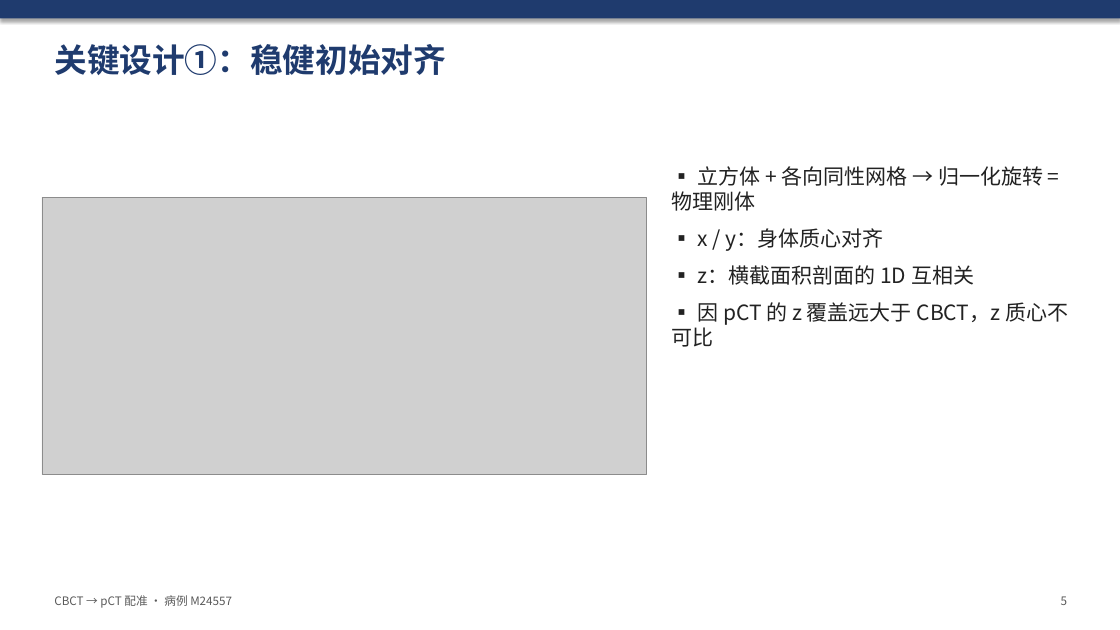
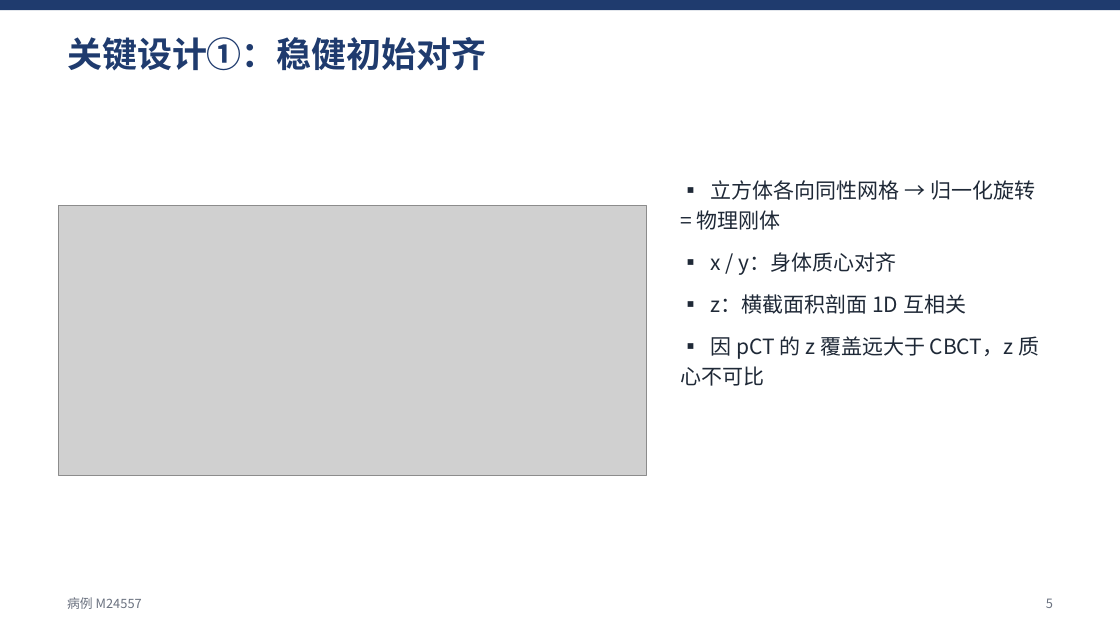
Before and after one commit to develop-yang/Task, a slide deck: slide 5 of results_sample/CBCT_pCT_配准汇报.pptx. Drawn at 1120x630 pixels with LibreOffice and Linux fonts; fonts in the diff are those of the drawing; grey boxes stand for pictures. Boxes give left, top, right and bottom in pixels: in the first picture for what was removed or moved away, otherwise in the second. Text is boxed around its words. In the diff, an @@ line names an element or a change of style, - is before the commit and + after.

```diff
--- a/results_sample/CBCT_pCT_配准汇报.pptx
+++ b/results_sample/CBCT_pCT_配准汇报.pptx
@@ rectangle: place and size @@
-rectangle at [0,0,1120,18]
+rectangle at [0,0,1120,10]
@@ rectangle at [0,0,1120,10]: shadow off @@
@@ text "关键设计①：稳健初始对齐": place and size @@
-text "关键设计①：稳健初始对齐" at [54,44,446,75]
+text "关键设计①：稳健初始对齐" at [67,37,487,71]
@@ text "关键设计①：稳健初始对齐" at [67,37,487,71]: size 28 to 30 pt @@
@@ text "▪ 立方体各向同性网格 → 归一化旋转 = ...": place and size @@
-text "▪ 立方体各向同性网格 → 归一化旋转 = ..." at [672,166,1068,347]
+text "▪ 立方体各向同性网格 → 归一化旋转 = ..." at [680,180,1039,386]
@@ picture: place and size @@
-picture at [42,197,647,475]
+picture at [59,205,647,475]
@@ text at [697,180,1035,230]: text changed; text colour #222222 to #1F2937 @@
-▪ 立方体 + 各向同性网格 → 归一化旋转 = 物理刚体
+▪ 立方体各向同性网格 → 归一化旋转 = 物理刚体
@@ text at [680,252,1039,386]: text colour #222222 to #1F2937 in "▪ x / y：身体质心对齐", "▪ 因 pCT 的 z 覆盖远大于 CBCT，z ..."; line spacing 1 to 1.2 @@
@@ text at [711,294,966,314]: text changed; text colour #222222 to #1F2937 @@
-▪ z：横截面积剖面的 1D 互相关
+▪ z：横截面积剖面 1D 互相关
@@ text at [67,597,142,609]: text changed; size 10 to 11 pt; text colour #5A5A5A to #6B7280 @@
-CBCT → pCT 配准 · 病例 M24557
+病例 M24557
@@ text "5": place and size @@
-text "5" at [1061,596,1067,605]
+text "5" at [1046,598,1053,608]
@@ text "5" at [1046,598,1053,608]: size 10 to 11 pt, text colour #5A5A5A to #6B7280 @@
```
Also in this commit, not shown: 9 other slides changed, 8 other files.
